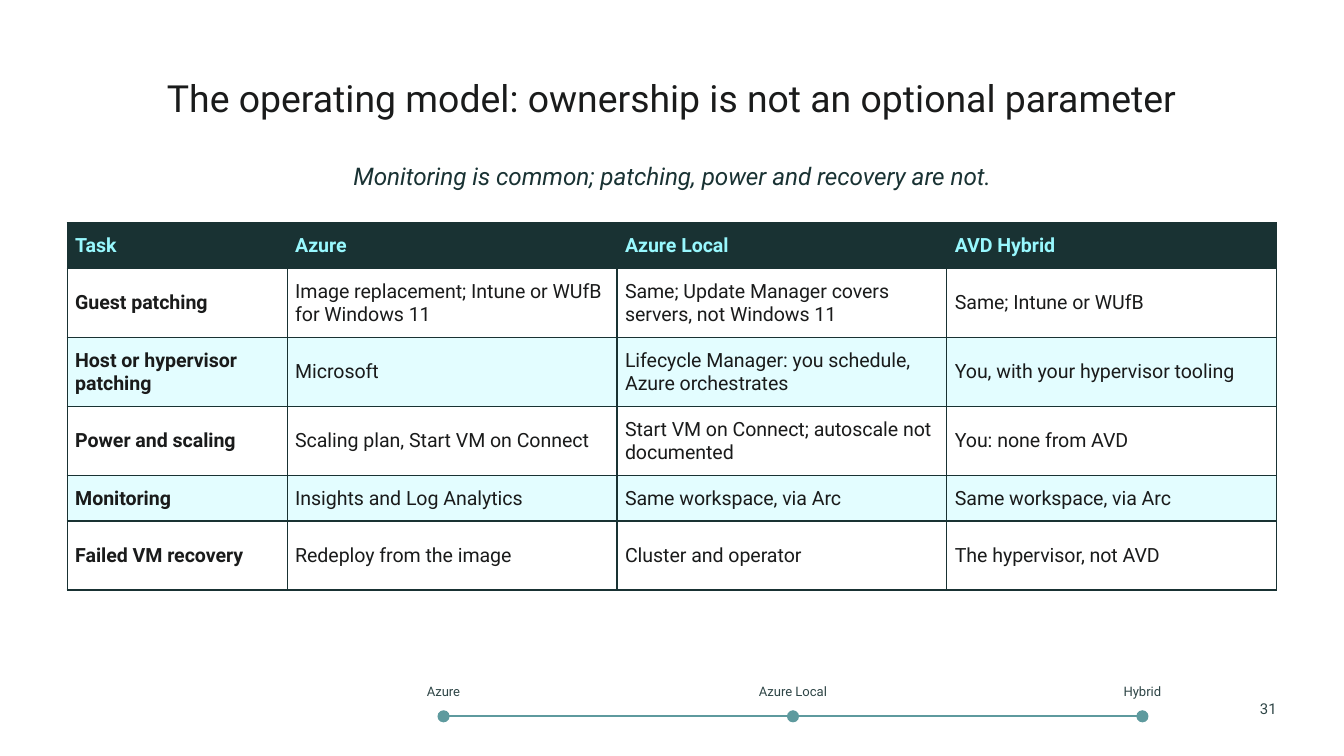
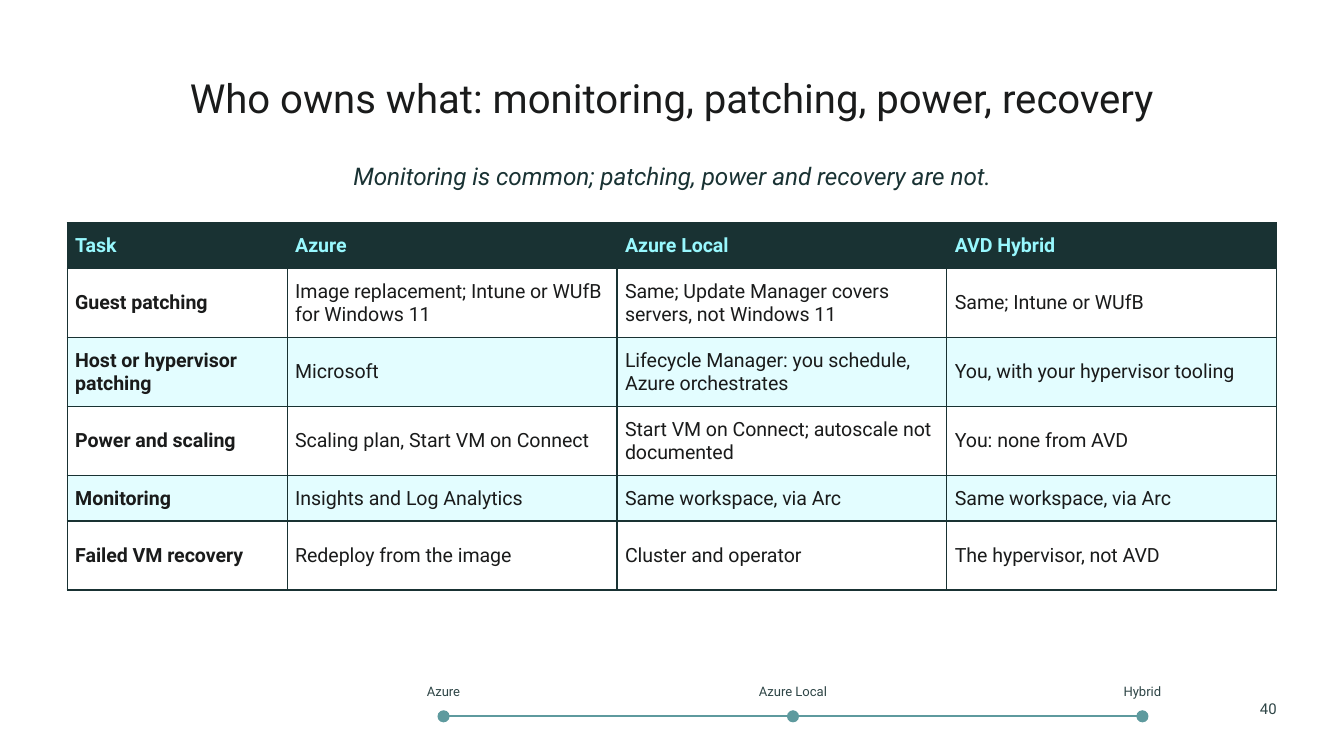
Before and after one commit to thisismydemo/nic2026_avd, a slide deck: slide 40 of presentation/AVD_Anywhere_NIC2026.pptx (slide 31 before the commit). Drawn at 1344x756 pixels with LibreOffice and Linux fonts; fonts in the diff are those of the drawing; background and template pictures are left out. Boxes give left, top, right and bottom in pixels: in the first picture for what was removed or moved away, otherwise in the second. Text is boxed around its words. In the diff, an @@ line names an element or a change of style, - is before the commit and + after.

```diff
--- a/presentation/AVD_Anywhere_NIC2026.pptx
+++ b/presentation/AVD_Anywhere_NIC2026.pptx
@@ title at (190,83,1153,122): text changed; size 20 to 21.5 pt @@
-The operating model: ownership is not an optional parameter
+Who owns what: monitoring, patching, power, recovery
@@ text at (1260,703,1277,714): text changed @@
-31
+40
```
Also in this commit, not shown: 24 other slides changed, 15 slides added, 8 slides removed, 1 other file.
